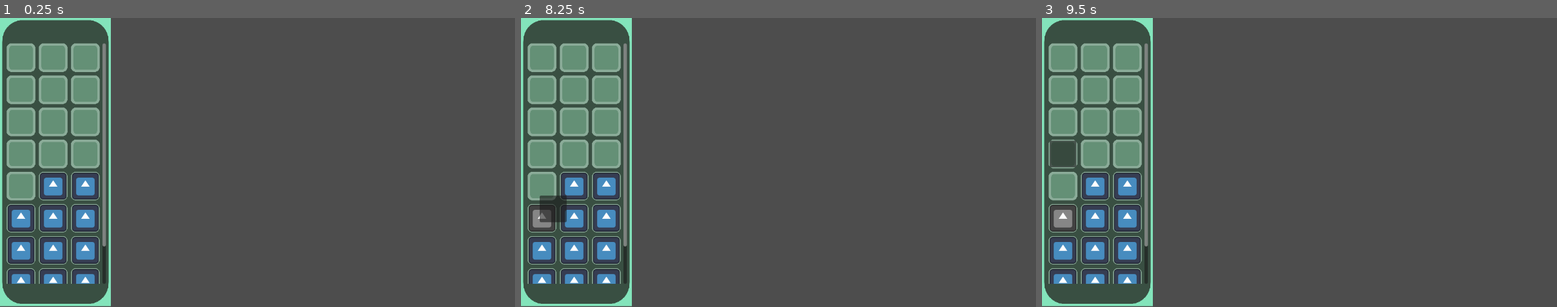
Above: before the commit, frames 1-3 (left to right).
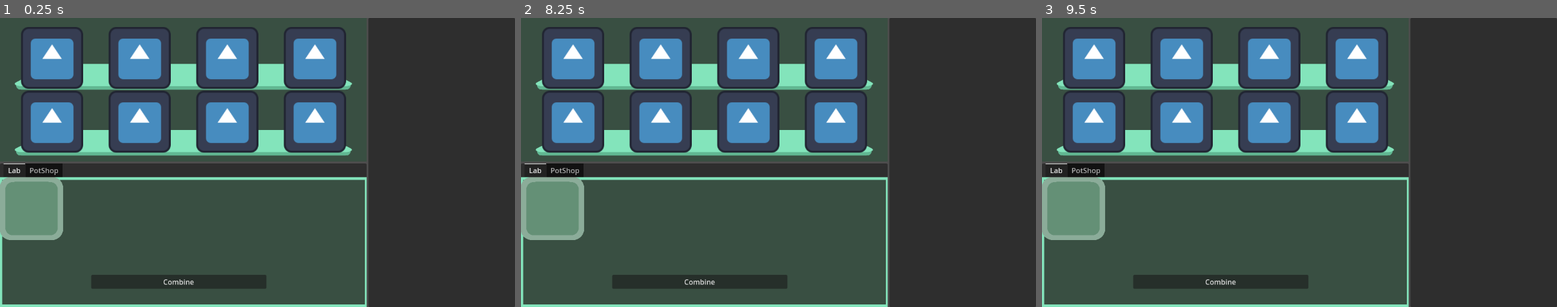
Above: after the commit, the same moments.

Repository: Girlies-stdio/elementalchemy
Game: Godot game, scene res://Scenes/main.tscn
Same seed, same stepped clock (60 frames per second), same inputs: the game is played once before the commit and once after it. Before the commit the project starts from res://Inventory/inventory_gui.tscn. The engine's default icon, where the game draws it, is replaced by a stand-in: a white triangle on a blue panel in a dark square.
Inputs (mouse positions are in pixels of both pictures, inside the frame that each line leads up to):
- Up to frame 1 (0.25 s): no input
- Up to frame 2 (8.25 s): click (541, 58) at 0.52 s; click (572, 58) at 1.27 s; click (572, 58) at 2.02 s; click (608, 58) at 2.77 s; click (541, 90) at 3.52 s; click (572, 90) at 4.27 s; click (608, 90) at 5.02 s; click (541, 122) at 5.77 s; click (572, 122) at 6.52 s; click (608, 122) at 7.27 s; click (551, 208) at 8.02 s
- Up to frame 3 (9.5 s): click (1062, 153) at 8.77 s

The runs differ from the first frame. In frame 1, 60% of the frame differs, in the area x 0-100%, y 0-100%; in frame 2, 60%; in frame 3, 60%.

Commit message:
Update project.godot

Diff:
--- a/project.godot
+++ b/project.godot
@@ -11,7 +11,7 @@
 [application]
 
 config/name="OGJ25"
-run/main_scene="uid://bqyw0eywwhni8"
+run/main_scene="uid://ctr78uqgnngos"
 config/features=PackedStringArray("4.4", "GL Compatibility")
 config/icon="res://Assets/icon.svg"
 
